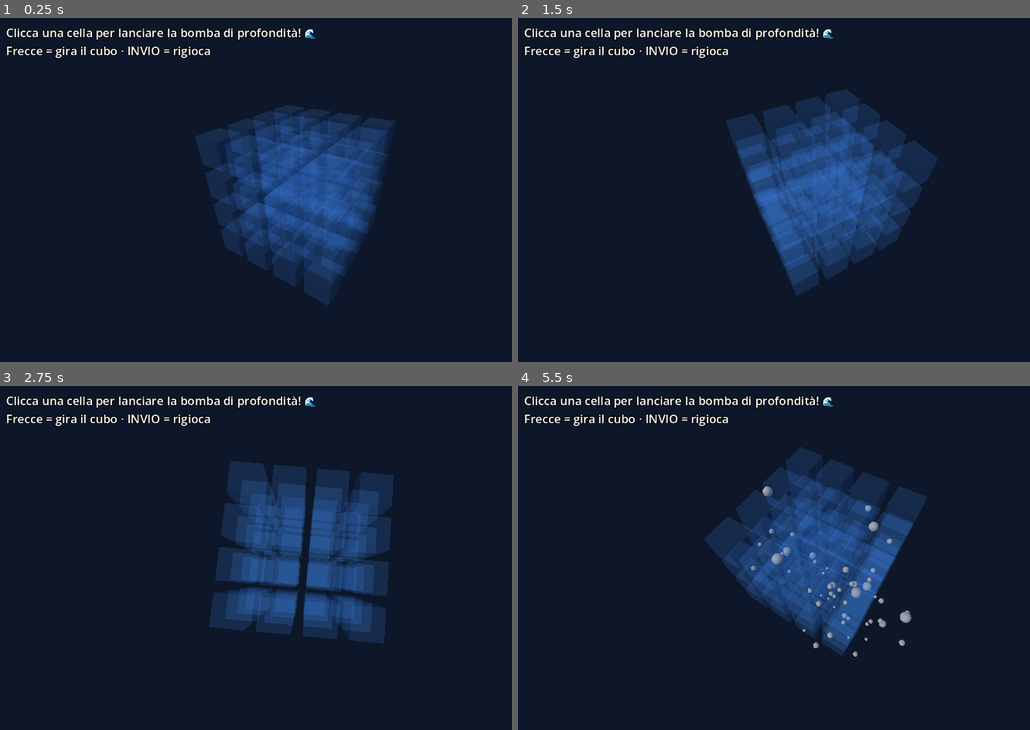
Above: before the commit, frames 1-4 (two rows, left to right).
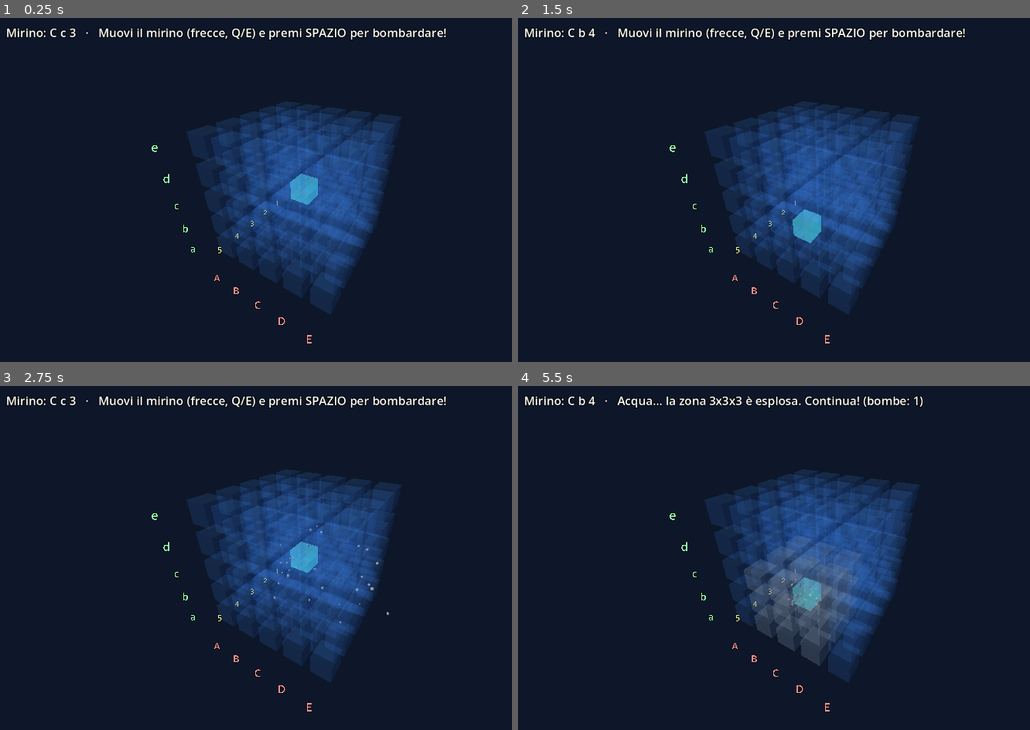
Above: after the commit, the same moments.

Repository: nicolaregge-pulse/corso-godot
Game: Godot game, scene res://main.tscn
Same seed, same stepped clock (60 frames per second), same inputs: the game is played once before the commit and once after it.
Inputs (mouse positions are in pixels of both pictures, inside the frame that each line leads up to):
- Up to frame 1 (0.25 s): no input
- Up to frame 2 (1.5 s): tap Enter (ui_accept) at 0.5, 0.77, 1.07 s; move the mouse to (958, 172) at 0.52 s; hold Right (ui_right) 0.53-1.28 s; tap Q at 0.6 s; click (958, 172) at 0.67 s; tap E at 0.8, 1.35 s; move the mouse to (697, 207) at 1.27 s; hold Down (ui_down) from 1.28 s (still down); click (697, 207) at 1.42 s
- Up to frame 3 (2.75 s): tap Enter (ui_accept) at 1.52, 1.82 s; tap Space at 1.55, 2.1 s; move the mouse to (368, 482) at 2.02 s; release Down (ui_down) at 2.03 s; hold Right (ui_right) from 2.03 s (still down); click (368, 482) at 2.17 s; tap Keypad Enter at 2.3 s
- Up to frame 4 (5.5 s): move the mouse to (789, 626) at 2.77 s; release Right (ui_right) at 2.78 s; hold Up (ui_up) 2.78-3.53 s; tap Keypad Enter at 2.85 s; click (789, 626) at 2.92 s; tap Enter (ui_accept) at 3.02, 3.05, 3.32, 4.52, 4.82 s; move the mouse to (1009, 609) at 3.52 s; hold Enter (ui_accept) 3.53-4.28 s; hold Left (ui_left) 3.53-5.03 s; click (1009, 609) at 3.67 s; tap Q at 3.8, 4.35 s; move the mouse to (635, 506) at 4.27 s; click (635, 506) at 4.42 s; tap E at 4.55, 5.1 s; move the mouse to (850, 558) at 5.02 s; hold Down (ui_down) from 5.03 s (still down); click (850, 558) at 5.17 s; tap Space at 5.3 s

The runs differ from the first frame. In frame 1, 7.7% of the frame differs, in the area x 1-88%, y 2-95%; in frame 2, 12%; in frame 3, 12%; in frame 4, 12%, in the area x 1-80%, y 2-95%.

Commit message:
Battaglia 3D: mirino + coordinate, cubo e sottomarino più grandi
- Nuovo sistema di puntamento: un MIRINO (cella che brilla) che si
  sposta su QUALSIASI cella con frecce + Q/E, non solo quelle davanti.
- Coordinate per cella: colonna=LETTERA MAIUSCOLA, fila=lettera
  minuscola, profondità=NUMERO, scritte attorno al cubo (Label3D).
- SPAZIO lancia la bomba (zona 3x3x3); il mouse trascinato ruota la vista.
- Cubo più grande (LATO 4->5) e sottomarino più grande.

Co-Authored-By: Claude Opus 4.8 <noreply@anthropic.com>
Claude-Session: https://claude.ai/code/session_01Vq5FU5TvjomBhpm5HhNzUc

Diff:
--- a/battaglia-navale-3d/main.gd
+++ b/battaglia-navale-3d/main.gd
@@ -3,33 +3,44 @@
 #  BATTAGLIA NAVALE 3D — bombe di profondità 🌊💣
 # ------------------------------------------------------------
 #  Un CUBO di celle (l'acqua). Da qualche parte è nascosto UN
-#  sottomarino. Clicca una cella per lanciare una BOMBA DI
-#  PROFONDITÀ: esplode e colpisce una zona 3x3x3 attorno al
+#  sottomarino. Sposti un MIRINO su una cella e lanci la BOMBA
+#  DI PROFONDITÀ: esplode e colpisce una zona 3x3x3 attorno al
 #  punto. Se il sottomarino è dentro quella zona -> COLPITO! 🎉
 #
+#  COORDINATE di ogni cella:
+#    - Colonna    = LETTERA MAIUSCOLA  (A B C D E)
+#    - Fila       = lettera minuscola  (a b c d e)
+#    - Profondità = NUMERO             (1 2 3 4 5)
+#
 #  COMANDI:
-#    - MOUSE (clic sinistro) = lancia la bomba sulla cella
-#    - FRECCE ← → ↑ ↓        = gira attorno al cubo (per vederlo in 3D)
-#    - INVIO                 = rigioca (nuova partita)
+#    - FRECCE ← → ↑ ↓ = muovi il mirino (colonna e fila)
+#    - Q / E          = profondità (avanti / indietro)
+#    - SPAZIO         = lancia la bomba sulla cella del mirino
+#    - MOUSE trascinato = gira attorno al cubo (per vederlo in 3D)
+#    - INVIO          = rigioca
 # ============================================================
 
 # ---- Parametri (cambiali per sperimentare!) ----------------
-const LATO: int = 4           # cubo LATO x LATO x LATO (prova 5 per renderlo più difficile)
-const SPAZIO: float = 1.35    # distanza tra i centri delle celle
+const LATO: int = 5           # cubo LATO x LATO x LATO (più grande = più difficile)
+const SPAZIO: float = 1.4     # distanza tra i centri delle celle
 const DIM_CELLA: float = 1.0  # dimensione del cubetto d'acqua
 const RAGGIO_BOMBA: int = 1    # 1 = la bomba copre una zona 3x3x3
 
 # ---- Colori ------------------------------------------------
-const COL_ACQUA := Color(0.25, 0.55, 0.95, 0.16)     # celle d'acqua (trasparenti)
-const COL_BOMBATA := Color(0.45, 0.5, 0.55, 0.30)    # celle già colpite dalla bomba
-const COL_SUB := Color(0.90, 0.78, 0.15)             # il sottomarino (giallo)
+const COL_ACQUA := Color(0.25, 0.55, 0.95, 0.14)     # celle d'acqua (trasparenti)
+const COL_BOMBATA := Color(0.45, 0.50, 0.55, 0.32)   # celle già colpite
+const COL_MIRINO := Color(0.25, 1.0, 0.70, 0.55)     # la cella puntata dal mirino
+const COL_SUB := Color(0.92, 0.80, 0.12)             # il sottomarino (giallo)
 
 # ---- Nodi / stato ------------------------------------------
 var _perno_camera: Node3D
 var _celle := {}              # Vector3i -> StaticBody3D
+var _stato := {}              # Vector3i -> "acqua" | "bombata"
+var _cursore: Vector3i        # la cella puntata dal mirino
 var _sub_coord: Vector3i
 var _sottomarino: Node3D
 var _etichetta: Label
+var _messaggio: String = ""
 var _bombe: int = 0
 var _vinto: bool = false
 
@@ -38,12 +49,12 @@
 	randomize()
 	_crea_ambiente()
 	_crea_griglia()
+	_crea_etichette_assi()
 	_nuova_partita()
 
 
-# ---- Costruzione della "stanza" (luci, camera, sfondo, testo) ----
+# ---- Luci, camera, sfondo, testo ----
 func _crea_ambiente() -> void:
-	# Sfondo blu profondo + un po' di luce ambientale
 	var we := WorldEnvironment.new()
 	var env := Environment.new()
 	env.background_mode = Environment.BG_COLOR
@@ -54,7 +65,6 @@
 	we.environment = env
 	add_child(we)
 
-	# La "luce del sole"
 	var luce := DirectionalLight3D.new()
 	luce.rotation_degrees = Vector3(-50, -35, 0)
 	add_child(luce)
@@ -63,13 +73,11 @@
 	_perno_camera = Node3D.new()
 	add_child(_perno_camera)
 	var cam := Camera3D.new()
-	cam.position = Vector3(0, 2.5, LATO * SPAZIO + 3.5)
+	cam.position = Vector3(0, LATO * 0.6, LATO * SPAZIO + 4.0)
 	_perno_camera.add_child(cam)
 	cam.look_at(Vector3.ZERO, Vector3.UP)
-	# angolo di partenza: vista di 3/4 così si vede la profondità
 	_perno_camera.rotation = Vector3(-0.30, 0.55, 0)
 
-	# Scritta a schermo (istruzioni + risultato)
 	var layer := CanvasLayer.new()
 	add_child(layer)
 	_etichetta = Label.new()
@@ -81,16 +89,14 @@
 	layer.add_child(_etichetta)
 
 
-# ---- Costruzione del cubo di celle d'acqua ----
+# ---- Il cubo di celle d'acqua ----
 func _crea_griglia() -> void:
 	for x in LATO:
 		for y in LATO:
 			for z in LATO:
 				var coord := Vector3i(x, y, z)
-				# un corpo statico: serve per capire dove clicchi (il raggio lo "colpisce")
 				var corpo := StaticBody3D.new()
 				corpo.position = _coord_to_world(coord)
-				corpo.set_meta("coord", coord)
 
 				var col := CollisionShape3D.new()
 				var forma := BoxShape3D.new()
@@ -102,32 +108,59 @@
 				var cubo := BoxMesh.new()
 				cubo.size = Vector3.ONE * DIM_CELLA
 				mesh.mesh = cubo
-				mesh.material_override = _materiale(COL_ACQUA)
 				corpo.add_child(mesh)
 				corpo.set_meta("mesh", mesh)
 
 				add_child(corpo)
 				_celle[coord] = corpo
+				_stato[coord] = "acqua"
+
+
+# ---- Le lettere/numeri attorno al cubo (le coordinate) ----
+func _crea_etichette_assi() -> void:
+	var bordo := (LATO - 1) / 2.0 * SPAZIO + SPAZIO
+	for i in LATO:
+		var p := (i - (LATO - 1) / 2.0) * SPAZIO
+		# Colonna: LETTERE MAIUSCOLE (rosso) sotto il cubo
+		_fai_etichetta(char(65 + i), Vector3(p, -bordo, bordo), Color(1.0, 0.6, 0.6))
+		# Fila: lettere minuscole (verde) a sinistra
+		_fai_etichetta(char(97 + i), Vector3(-bordo, p, bordo), Color(0.6, 1.0, 0.7))
+		# Profondità: NUMERI (giallo) in basso a sinistra, verso il fondo
+		_fai_etichetta(str(i + 1), Vector3(-bordo, -bordo, p), Color(1.0, 0.95, 0.5))
+
+
+func _fai_etichetta(txt: String, pos: Vector3, colore: Color) -> void:
+	var l := Label3D.new()
+	l.text = txt
+	l.position = pos
+	l.font_size = 80
+	l.pixel_size = 0.006
+	l.modulate = colore
+	l.billboard = BaseMaterial3D.BILLBOARD_ENABLED
+	l.no_depth_test = true
+	add_child(l)
 
 
 # ---- Inizio (o ri-inizio) di una partita ----
 func _nuova_partita() -> void:
 	_bombe = 0
 	_vinto = false
-	# rimetti tutte le celle "acqua"
 	for coord in _celle:
-		var corpo: StaticBody3D = _celle[coord]
-		(corpo.get_meta("mesh") as MeshInstance3D).material_override = _materiale(COL_ACQUA)
-	# togli il vecchio sottomarino, se c'era
+		_stato[coord] = "acqua"
+	_cursore = Vector3i(LATO / 2, LATO / 2, LATO / 2)   # mirino al centro
+	for coord in _celle:
+		_ridisegna_cella(coord)
+
 	if _sottomarino != null and is_instance_valid(_sottomarino):
 		_sottomarino.queue_free()
-	# nascondi UN sottomarino in una cella a caso
 	_sub_coord = Vector3i(randi() % LATO, randi() % LATO, randi() % LATO)
 	_sottomarino = _crea_sottomarino()
 	_sottomarino.position = _coord_to_world(_sub_coord)
 	_sottomarino.visible = false
 	add_child(_sottomarino)
-	_etichetta.text = "Clicca una cella per lanciare la bomba di profondità! 🌊\nFrecce = gira il cubo · INVIO = rigioca"
+
+	_messaggio = "Muovi il mirino (frecce, Q/E) e premi SPAZIO per bombardare!"
+	_aggiorna_testo()
 
 
 # ---- Il sottomarino, costruito con forme semplici ----
@@ -135,78 +168,71 @@
 	var sub := Node3D.new()
 	var mat := _materiale(COL_SUB)
 
-	# scafo: una capsula "sdraiata"
 	var scafo := MeshInstance3D.new()
 	var capsula := CapsuleMesh.new()
-	capsula.radius = 0.22
-	capsula.height = 0.95
+	capsula.radius = 0.30
+	capsula.height = 1.25
 	scafo.mesh = capsula
 	scafo.material_override = mat
 	scafo.rotation_degrees = Vector3(0, 0, 90)
 	sub.add_child(scafo)
 
-	# torretta: un cubetto sopra
 	var torre := MeshInstance3D.new()
 	var box := BoxMesh.new()
-	box.size = Vector3(0.24, 0.18, 0.16)
+	box.size = Vector3(0.32, 0.24, 0.22)
 	torre.mesh = box
 	torre.material_override = mat
-	torre.position = Vector3(0, 0.22, 0)
+	torre.position = Vector3(0, 0.30, 0)
 	sub.add_child(torre)
 
-	# periscopio: un bastoncino
 	var peri := MeshInstance3D.new()
 	var cil := CylinderMesh.new()
-	cil.top_radius = 0.025
-	cil.bottom_radius = 0.025
-	cil.height = 0.18
+	cil.top_radius = 0.03
+	cil.bottom_radius = 0.03
+	cil.height = 0.24
 	peri.mesh = cil
 	peri.material_override = mat
-	peri.position = Vector3(0, 0.37, 0)
+	peri.position = Vector3(0, 0.50, 0)
 	sub.add_child(peri)
 
 	return sub
 
 
-# ---- Il game loop: le frecce girano la telecamera ----
-func _process(delta: float) -> void:
-	var vel := 1.4 * delta
-	if Input.is_action_pressed("ui_left"):
-		_perno_camera.rotation.y += vel
-	if Input.is_action_pressed("ui_right"):
-		_perno_camera.rotation.y -= vel
-	if Input.is_action_pressed("ui_up"):
-		_perno_camera.rotation.x = clamp(_perno_camera.rotation.x + vel, -1.2, 1.2)
-	if Input.is_action_pressed("ui_down"):
-		_perno_camera.rotation.x = clamp(_perno_camera.rotation.x - vel, -1.2, 1.2)
-
-
-# ---- Input: clic del mouse (spara) e INVIO (rigioca) ----
+# ---- Input: tastiera (mirino + spara + rigioca), mouse (gira) ----
 func _unhandled_input(event: InputEvent) -> void:
-	if event.is_action_pressed("ui_accept"):
-		_nuova_partita()
+	# Girare la telecamera trascinando il mouse
+	if event is InputEventMouseMotion and (event.button_mask & MOUSE_BUTTON_MASK_LEFT):
+		_perno_camera.rotation.y -= event.relative.x * 0.008
+		_perno_camera.rotation.x = clamp(_perno_camera.rotation.x - event.relative.y * 0.008, -1.3, 1.3)
 		return
-	if event is InputEventMouseButton and event.pressed and event.button_index == MOUSE_BUTTON_LEFT:
-		if not _vinto:
-			_spara(event.position)
-
-
-# ---- Da dove ho cliccato -> quale cella del cubo ----
-func _spara(pos_mouse: Vector2) -> void:
-	var cam := get_viewport().get_camera_3d()
-	if cam == null:
+
+	if event is InputEventKey and event.pressed and not event.echo:
+		match event.keycode:
+			KEY_LEFT:  _muovi_cursore(Vector3i(-1, 0, 0))
+			KEY_RIGHT: _muovi_cursore(Vector3i(1, 0, 0))
+			KEY_UP:    _muovi_cursore(Vector3i(0, 1, 0))
+			KEY_DOWN:  _muovi_cursore(Vector3i(0, -1, 0))
+			KEY_Q:     _muovi_cursore(Vector3i(0, 0, -1))
+			KEY_E:     _muovi_cursore(Vector3i(0, 0, 1))
+			KEY_SPACE:
+				if not _vinto:
+					_lancia_bomba(_cursore)
+			KEY_ENTER, KEY_KP_ENTER:
+				_nuova_partita()
+
+
+func _muovi_cursore(delta: Vector3i) -> void:
+	var nuovo := _cursore + delta
+	nuovo.x = clamp(nuovo.x, 0, LATO - 1)
+	nuovo.y = clamp(nuovo.y, 0, LATO - 1)
+	nuovo.z = clamp(nuovo.z, 0, LATO - 1)
+	if nuovo == _cursore:
 		return
-	var da := cam.project_ray_origin(pos_mouse)
-	var a := da + cam.project_ray_normal(pos_mouse) * 1000.0
-	var spazio := get_world_3d().direct_space_state
-	var query := PhysicsRayQueryParameters3D.create(da, a)
-	var colpo := spazio.intersect_ray(query)
-	if colpo.is_empty():
-		return
-	var corpo = colpo.collider
-	if corpo == null or not corpo.has_meta("coord"):
-		return
-	_lancia_bomba(corpo.get_meta("coord"))
+	var vecchio := _cursore
+	_cursore = nuovo
+	_ridisegna_cella(vecchio)
+	_ridisegna_cella(_cursore)
+	_aggiorna_testo()
 
 
 # ---- La bomba: esplode e copre una zona 3x3x3 ----
@@ -218,8 +244,8 @@
 			for dz in range(-RAGGIO_BOMBA, RAGGIO_BOMBA + 1):
 				var c := bersaglio + Vector3i(dx, dy, dz)
 				if _celle.has(c):
-					var corpo: StaticBody3D = _celle[c]
-					(corpo.get_meta("mesh") as MeshInstance3D).material_override = _materiale(COL_BOMBATA)
+					_stato[c] = "bombata"
+					_ridisegna_cella(c)
 					if c == _sub_coord:
 						colpito = true
 
@@ -228,10 +254,11 @@
 	if colpito:
 		_vinto = true
 		_sottomarino.visible = true
-		_esplosione(_coord_to_world(_sub_coord), 2.2)
-		_etichetta.text = "COLPITO! 🎉  Sottomarino affondato con %d bombe.\nINVIO per rigiocare." % _bombe
+		_esplosione(_coord_to_world(_sub_coord), 2.4)
+		_messaggio = "COLPITO! 🎉 Affondato con %d bombe. INVIO per rigiocare." % _bombe
 	else:
-		_etichetta.text = "Acqua… ma la zona 3x3x3 è esplosa! Bombe lanciate: %d\nFrecce = gira · INVIO = rigioca" % _bombe
+		_messaggio = "Acqua… la zona 3x3x3 è esplosa. Continua! (bombe: %d)" % _bombe
+	_aggiorna_testo()
 
 
 # ---- L'effetto esplosione (particelle arancioni) ----
@@ -242,7 +269,7 @@
 	scintilla.radius = 0.06 * scala
 	scintilla.height = 0.12 * scala
 	p.mesh = scintilla
-	p.amount = 28
+	p.amount = 30
 	p.one_shot = true
 	p.explosiveness = 1.0
 	p.lifetime = 0.9
@@ -256,11 +283,28 @@
 	p.color = Color(1.0, 0.55, 0.10)
 	add_child(p)
 	p.emitting = true
-	# si cancella da sola dopo un po'
 	get_tree().create_timer(1.5).timeout.connect(p.queue_free)
 
 
 # ---- Aiutini ----
+func _ridisegna_cella(coord: Vector3i) -> void:
+	var mesh := (_celle[coord] as StaticBody3D).get_meta("mesh") as MeshInstance3D
+	if coord == _cursore:
+		mesh.material_override = _materiale_mirino()
+	elif _stato[coord] == "bombata":
+		mesh.material_override = _materiale(COL_BOMBATA)
+	else:
+		mesh.material_override = _materiale(COL_ACQUA)
+
+
+func _aggiorna_testo() -> void:
+	_etichetta.text = "Mirino: %s   ·   %s" % [_coord_label(_cursore), _messaggio]
+
+
+func _coord_label(c: Vector3i) -> String:
+	return "%s %s %d" % [char(65 + c.x), char(97 + c.y), c.z + 1]
+
+
 func _coord_to_world(c: Vector3i) -> Vector3:
 	var meta := (LATO - 1) / 2.0
 	return Vector3(c.x - meta, c.y - meta, c.z - meta) * SPAZIO
@@ -272,3 +316,11 @@
 	if c.a < 1.0:
 		m.transparency = BaseMaterial3D.TRANSPARENCY_ALPHA
 	return m
+
+
+func _materiale_mirino() -> StandardMaterial3D:
+	var m := _materiale(COL_MIRINO)
+	m.emission_enabled = true
+	m.emission = Color(0.2, 1.0, 0.7)
+	m.emission_energy_multiplier = 1.3
+	return m
Not shown, changed: battaglia-navale-3d/README.md
